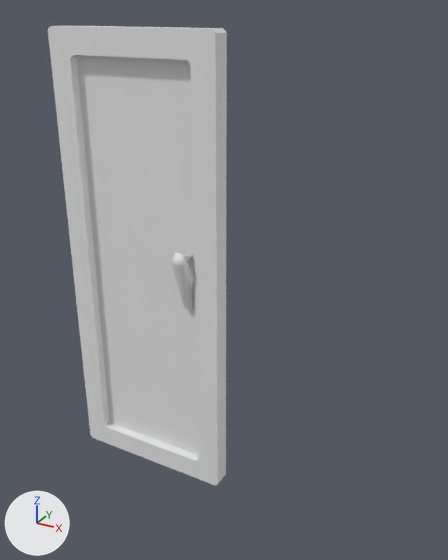
A saved change to the FBX model Assets/Art/Meshes/sm_door_01.fbx.
Camera for both pictures: a camera (50 mm lens) standing at (1.89, -2.03, 1.06) and looking at (0.75, 0.05, 0.03). Arrows for +X, +Y and +Z are at lower left; the lights stay in place. Materials are left out; every surface is plain grey. Where no turn or scale is listed for an object, it has been applied to the vertices.

Objects in the first picture: 'sm_door_01'.
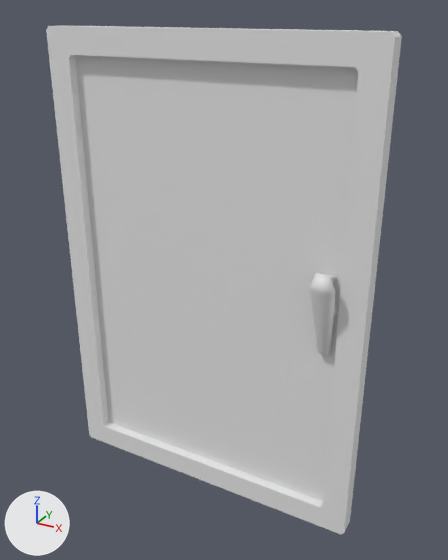
Where the change shows, as pixel boxes (x1, y1, x2, y2) in the pictures (448 x 560 px; the box of a moved part takes in the faces that stretch with it):
'sm_door_01', reshaped (98% wider, 11% taller)
    before: (48, 25, 227, 485)
    after: (46, 25, 402, 534)
part 1 of me_mesh, moved or reshaped
    before: (172, 252, 193, 310)
    after: (309, 273, 336, 355)
part 2 of me_mesh, moved or reshaped
    before: (50, 26, 227, 485)
    after: (49, 26, 402, 534)

The change, as a list of edits to the scene's bpy script:
```text
Change me_mesh:
    where me_mesh.from_pydata(...)  # 98 vertices, 94 faces; spans x 0.0..0.76, y -0.09..0.09, z -1.0..1.0
    used by ob_sm_door_01; location = (0.0, 0.0, 0.0)
    me_mesh part 1: the loose piece of 25 vertices spanning x 0.57..0.65, y -0.09..0.0, z -0.12..0.16 is scaled about its middle by 1.31, then moved by (0.61, -0.01, 0.0)
    me_mesh part 2: all 24 vertices in x 0.65..0.76, y -0.04..0.04, z -1.0..1.0 are moved by (0.61, 0.0, 0.0)
```
